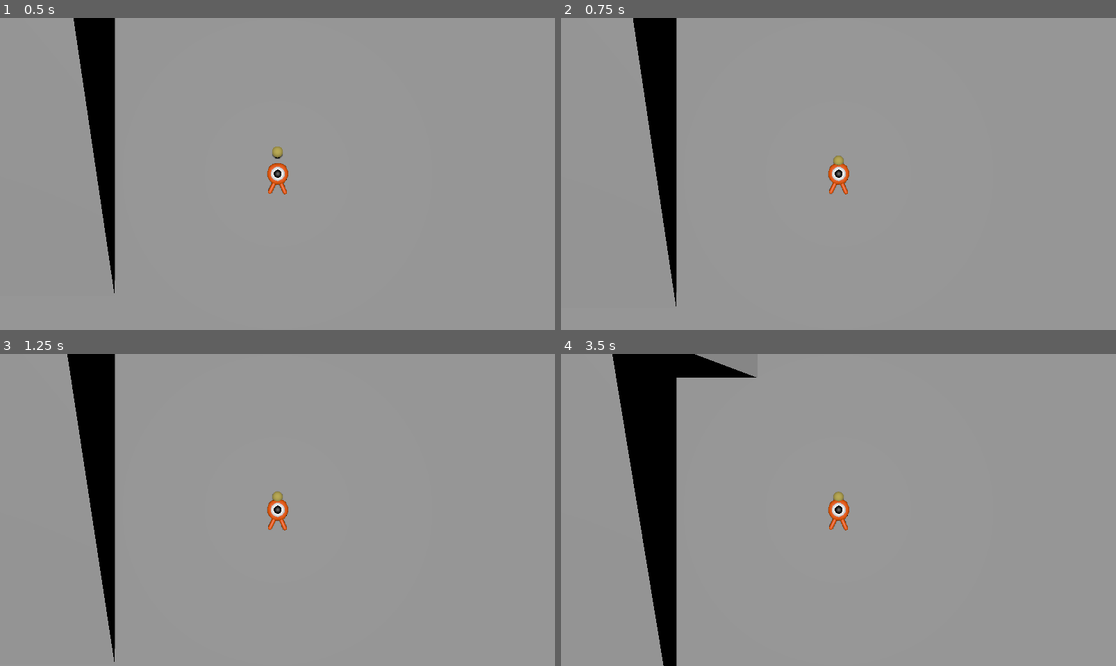
Above: before the commit, frames 1-4 (two rows, left to right).
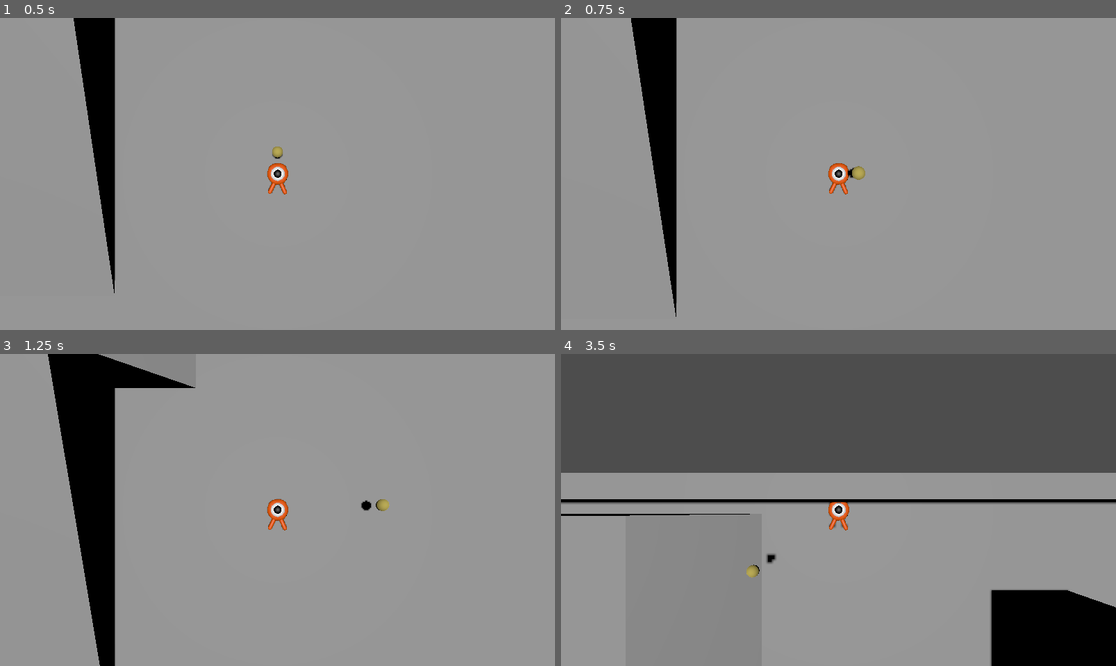
Above: after the commit, the same moments.

Repository: renatotaniii/silly-run
Game: Godot game, scene res://godot/main.tscn
The game is run twice, just before and just after one commit, with the same random seed, the same clock (stepped at 60 frames per second) and the same inputs.
Inputs (mouse positions are in pixels of both pictures, inside the frame that each line leads up to):
- Up to frame 1 (0.5 s): no input
- Up to frame 2 (0.75 s): move the mouse to (866, 174) at 0.52 s; hold W (move_forward) from 0.53 s (still down); click (866, 174) at 0.6 s
- Up to frame 3 (1.25 s): keep holding W (move_forward); tap Space (jump) at 0.77 s
- Up to frame 4 (3.5 s): keep holding W (move_forward); move the mouse to (810, 510) at 1.27 s; tap Shift (dash) at 1.35 s; tap Space (jump) at 1.52, 3.02 s; click (810, 510) at 1.55 s; move the mouse to (849, 503) at 2.02 s; click (849, 503) at 2.1 s; move the mouse to (832, 516) at 2.77 s; click (832, 516) at 2.85 s

Frame 1 is identical in both runs. In frame 2, 0.5% of the frame differs, in the area x 12-55%, y 0-96%; in frame 3, 4.0%; in frame 4, 48%, in the area x 0-100%, y 0-100%.

Commit message:
feat: add throw method in base_item.gd (and more)

Diff:
--- a/godot/ball.gd
+++ b/godot/ball.gd
@@ -5,10 +5,12 @@
 
 func _physics_process(_delta: float):
 	max_speed = 50.0
-	# Drag to prevent infinite sliding
+	# Drag to prevent infinite slid
+	"""
 	if velocity.length() > 0.01:  # only apply drag if significant
 		var drag_force = -velocity.normalized() * drag * mass
 		apply_central_force(drag_force)
+	"""
 
 	# Limit horizontal speed
 	if velocity.length() > max_speed:
--- a/godot/base_item.gd
+++ b/godot/base_item.gd
@@ -1,47 +1,102 @@
+class_name BaseItem
+extends RigidBody3D
 """
-base_item.gd
-
-This module contains the base class from which items are based on.
+Base class from which items are built upon on.
 For each item, create an associated script that extends this class.
 
-NOTE TO GERD: Add any general interaction methods here like pick_up, etc.
-              For now I will write physics-related methods like throw and kick.
-                 - Kevin
-
-GENERAL NOTE: In scripts that inherit this class (like ball.gd), you can
+NOTE: In scripts that inherit this class (like ball.gd), you can
               access the parent variables directly as if it were declared
               in your script, e.g, changing the weight without declaring it.
 
 Methods:
 - push(velocity: Vector3, strength_scalar: float = 1.0)
+- use_throw(item_node: BaseItem, origin: Marker3D, xz_direction: Vector3, xz_distance: float)
 -
 
 """
-class_name BaseItem
-extends RigidBody3D
+enum ActionType {
+	NONE,
+	THROW,
+	SHOOT,
+}
 
 # Item references
 @export var node_path: NodePath
-@onready var item_node: RigidBody3D = get_node(node_path) # not sure if this is needed
+#@onready var item_node: RigidBody3D = get_node(node_path) # not sure if this is needed
+
+# Item properties
+@export var max_speed: float = 20.0
+@export var max_distance: float = 100.0
+@export var gravity: float = ProjectSettings.get_setting("physics/3d/default_gravity") # change using gravity_scale
+@export var has_gravity: bool = true
+@export var drag: float = 0.1
+@export var shoot_speed: float = 50.0
+@export var throw_speed: float = 15.0
+
+# Physics-related
+var queued_action: ActionType = ActionType.NONE
+var queued_direction: Vector3 = Vector3.ZERO
+var max_check_distance: float = 100.0
+
+# DEBUG STUFF
+var spawn_time = 0.0
 
 
-# Item configurables
-@export var max_speed: float = 20.0
-@export var weight: float = 1.0
-@export var fall_acceleration: float = ProjectSettings.get_setting("physics/3d/default_gravity")
-@export var drag: float = 0.1
-@export var shoot_force: float = 50.0
-@export var throw_force: float = 50.0
+func _ready() -> void:
+	spawn_time = Time.get_ticks_msec() / 1000.0  # seconds
+	contact_monitor = true
+	max_contacts_reported = 1
+	connect("body_entered", Callable(self, "_on_body_entered"))
 
+func _on_body_entered(body: Node) -> void:
+	var collision_time = Time.get_ticks_msec() / 1000.0
+	var lifetime = collision_time - spawn_time
+	print("Collided with: ", body.name)
+	print("Lifetime: ", lifetime, "seconds\n")
 
-# Cool shit
+	queue_free()  # delete node
+
+# Real stuff
+func _integrate_forces(state: PhysicsDirectBodyState3D):
+	match queued_action:
+		ActionType.THROW:
+			var impulse = queued_direction * throw_speed
+			state.apply_impulse(impulse)
+
+	# Reset
+	queued_action = ActionType.NONE
+	queued_direction = Vector3.ZERO
+
 func push(velocity: Vector3, strength_scalar: float = 1.0):
 	apply_impulse(velocity * strength_scalar)
 
+func use_throw(item_node: BaseItem, origin: Marker3D, xz_direction: Vector3, xz_distance: float):
+	origin.add_child(item_node)             # generate the node
+	item_node.position = origin.position
+	item_node.name = "Yeet"
 
-func use_throw(node: RigidBody3D, direction: Vector3):
+	queued_action = ActionType.THROW
+	queued_direction = xz_direction
+
+	# displacement = initial_v * time + 0.5 * (acceleration * time^2)
+	# time = 0.5 * (sqrt(2 * acceleration * displacement + initial_v^2) * initial_v)
+	var height = item_node.position.y                 # TODO: change to ground intercept
+	var ground_velocity = xz_direction * throw_speed  # throw parallel to ground
+	var time_to_ground = (sqrt(2 * (gravity * gravity_scale) * height)) / gravity # u = 0
+	var theoretical_distance = (ground_velocity * time_to_ground).length()          # a = 0
+
+	print("Ground speed: ", ground_velocity.length())
+	print("Velocity vector: ", ground_velocity)
+	print("Time: ", time_to_ground)
+	print("Theoretical distance: ", theoretical_distance)
+
+	# Choose throw angle above or below XZ-plane
+	if xz_distance < theoretical_distance:
+		print("-- Near --")
+	elif xz_distance >= theoretical_distance:
+		print("-- Far --")
+	else:
+		print("Something is wrong...")
+
+func shoot_projectile(direction: Vector3):
 	pass
-
-
-func shoot_projectile(node: RigidBody3D, direction: Vector3):
-	pass
--- a/godot/player.gd
+++ b/godot/player.gd
@@ -5,7 +5,7 @@
 	DEBUG,
 }
 
-# Configurables
+# Player configurables
 @export var camera_mode: CameraModes = CameraModes.TOP_DOWN
 @export var move_speed = 10.0
 @export var jump_impulse = 5.0
@@ -18,7 +18,7 @@
 @export var camera_sensitivity := 500
 
 """
-NOTE: Keeping this here until it is sure that the way items are interacted with is robust
+NOTE: Keeping this part here until it is sure that the way items are interacted with is robust
       (see _on_collide)
 
 # Ball reference (Set ball node path in the inspector)
@@ -32,8 +32,12 @@
 var is_dashing = false
 
 
+# Item declarations
+var Ball = preload("res://godot/ball.tscn")
+
+
 func _ready() -> void:
-	Input.mouse_mode = Input.MOUSE_MODE_CAPTURED
+	Input.mouse_mode = Input.MOUSE_MODE_VISIBLE # from _CAPTURED, _VISIBLE
 	# Set the camera mode in the inspector
 	if camera_mode == CameraModes.TOP_DOWN:
 		$CameraPivot/Camera3D.position = Vector3(0, 20, 0)
@@ -102,6 +106,30 @@
 		is_dashing = true
 		dash_timer = dash_duration
 
+	if Input.is_action_just_pressed("throw_object"):
+		# TODO: Use a height map? When clicking on an elevation, parallax is
+		#       not being taken into account.
+		var plane = Plane(Vector3.UP, 0)  # XZ-plane at Y=0
+		var mouse_pos = get_viewport().get_mouse_position()
+		var cam_ray_origin = $CameraPivot/Camera3D.project_ray_origin(mouse_pos)     # point
+		var cam_ray_direction = $CameraPivot/Camera3D.project_ray_normal(mouse_pos)  # ray
+		mouse_pos = plane.intersects_ray(cam_ray_origin, cam_ray_direction)          # point
+
+		var resultant = mouse_pos - global_position
+		var dx = resultant.x
+		var dz = resultant.z
+		var xz_direction = Vector3(dx, 0, dz).normalized()
+		var xz_distance = sqrt(dx**2 + dz**2)
+
+		# TODO: Combine with inventory system. For now, we'll just use a ball.
+		var item = Ball.instantiate()    # node
+
+		# TODO: Adjust ThrowOrigin (Marker3D) according to player proportions.
+		# https://docs.godotengine.org/en/stable/tutorials/physics/using_character_body_2d.html#bouncing-reflecting
+		var origin = $Pivot/ThrowOrigin
+
+		item.use_throw(item, origin, xz_direction, xz_distance)
+
 	if is_dashing:
 		dash_timer -= delta
 		if dash_timer <= 0.0:
@@ -113,7 +141,7 @@
 func _on_collide(body: Node3D) -> void:
 	if body is Ball and velocity != Vector3.ZERO:
 		body.push(velocity, 2)
-		# TO DO:
+		# TODO:
 		# Apply a baseline directional force on the situation that the player dashes
 		# and the Velocity is detected as ZERO on collision
 
--- a/godot/player.tscn
+++ b/godot/player.tscn
@@ -24,6 +24,9 @@
 transform = Transform3D(1, 0, 0, 0, 1, 0, 0, 0, 1, -0.00088500977, 0, -0.25452423)
 shape = SubResource("BoxShape3D_8m7vd")
 
+[node name="ThrowOrigin" type="Marker3D" parent="Pivot"]
+transform = Transform3D(-1, 0, 8.742278e-08, 0, 1, 0, -8.742278e-08, 0, -1, 0, 2.5, 0)
+
 [node name="CollisionShape3D" type="CollisionShape3D" parent="."]
 transform = Transform3D(1, 0, 0, 0, 1, 0, 0, 0, 1, 0, 0.829257, 0)
 shape = SubResource("SphereShape3D_onrkg")
--- a/project.godot
+++ b/project.godot
@@ -55,7 +55,7 @@
 "events": [Object(InputEventKey,"resource_local_to_scene":false,"resource_name":"","device":-1,"window_id":0,"alt_press …(195 unchanged characters)…
 ]
 }
-use_throw={
+throw_object={
 "deadzone": 0.2,
 "events": [Object(InputEventMouseButton,"resource_local_to_scene":false,"resource_name":"","device":-1,"window_id":0,"a …(258 unchanged characters)…
 ]
